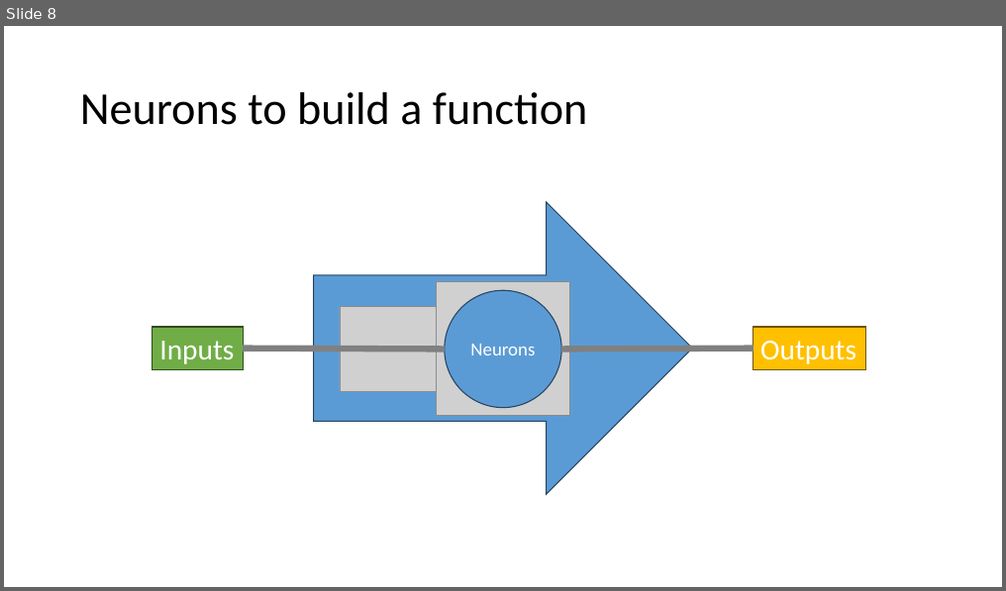
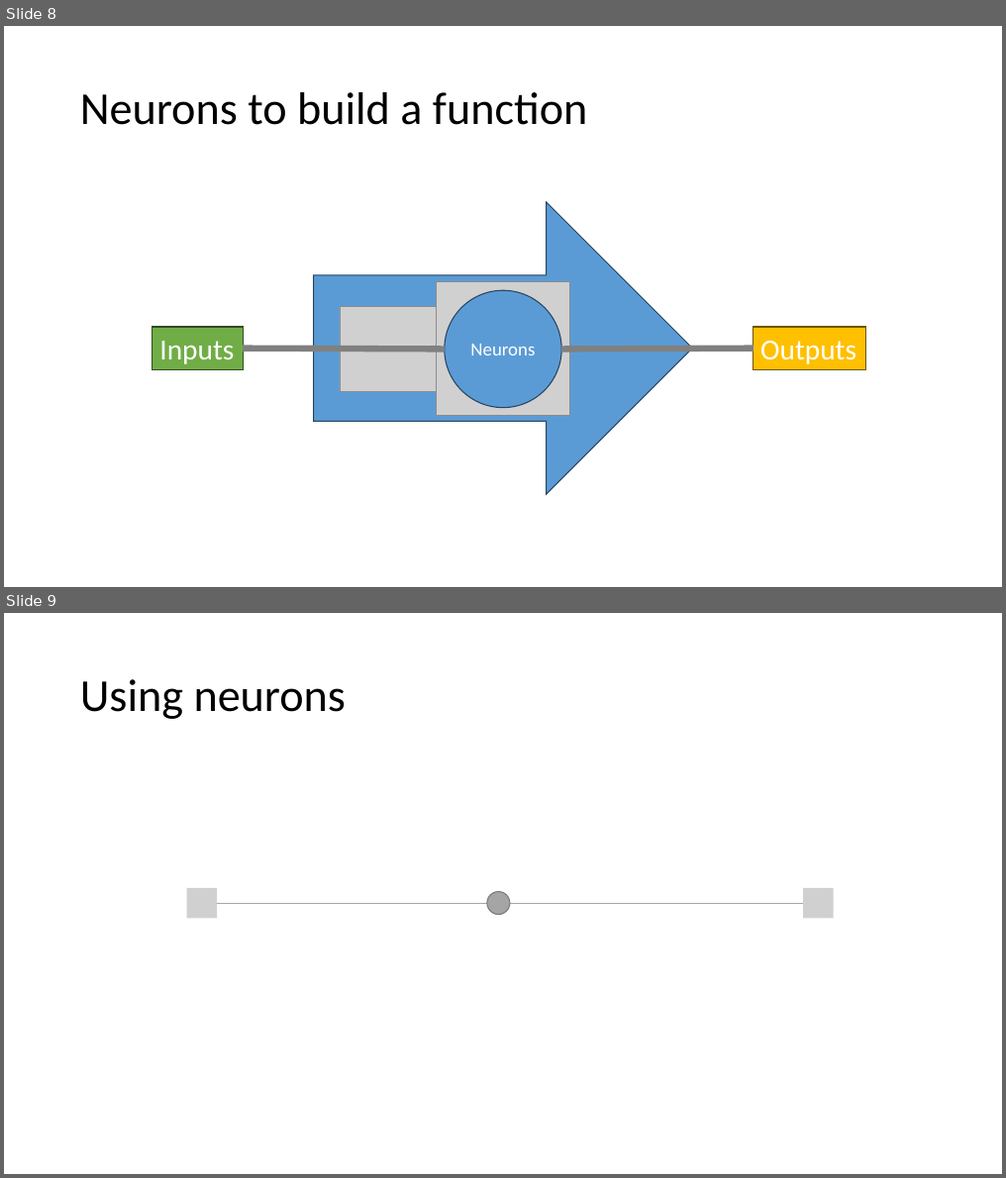
Before and after one commit to PRF-Development/DataAnalysisExtras, a slide deck: FromBiologyToComputers.pptx. Shown one above the other, each under a label of ours: slide 8 before the commit, slides 8 and 9 after it. The pictures are 1006x591 and 1006x1178 pixels, drawn with LibreOffice and Linux fonts; fonts in the diff are those of the drawing; grey boxes stand for pictures. Boxes give left, top, right and bottom in pixels: in the first picture for what was removed or moved away, otherwise in the second. Text is boxed around its words. In the diff, an @@ line names an element or a change of style, - is before the commit and + after.

```diff
--- a/FromBiologyToComputers.pptx
+++ b/FromBiologyToComputers.pptx
@@ slide 9 added at bbox=[4, 613, 1002, 1174], background #FFFFFF @@
@@ title added at bbox=[80, 679, 346, 719], 44 pt, text #000000 @@
+Using neurons
@@ picture added at bbox=[187, 888, 217, 918] @@
@@ line added from (487, 903) to (218, 903), #A6A6A6 0.5 pt @@
@@ ellipse added at bbox=[487, 891, 510, 915], fill #A5A5A5, outline #7A7A7A 1 pt @@
@@ line added from (510, 903) to (804, 903), #A6A6A6 0.5 pt @@
@@ picture added at bbox=[804, 888, 834, 918] @@
```
Also in this commit, not shown: 4 other slides added.
